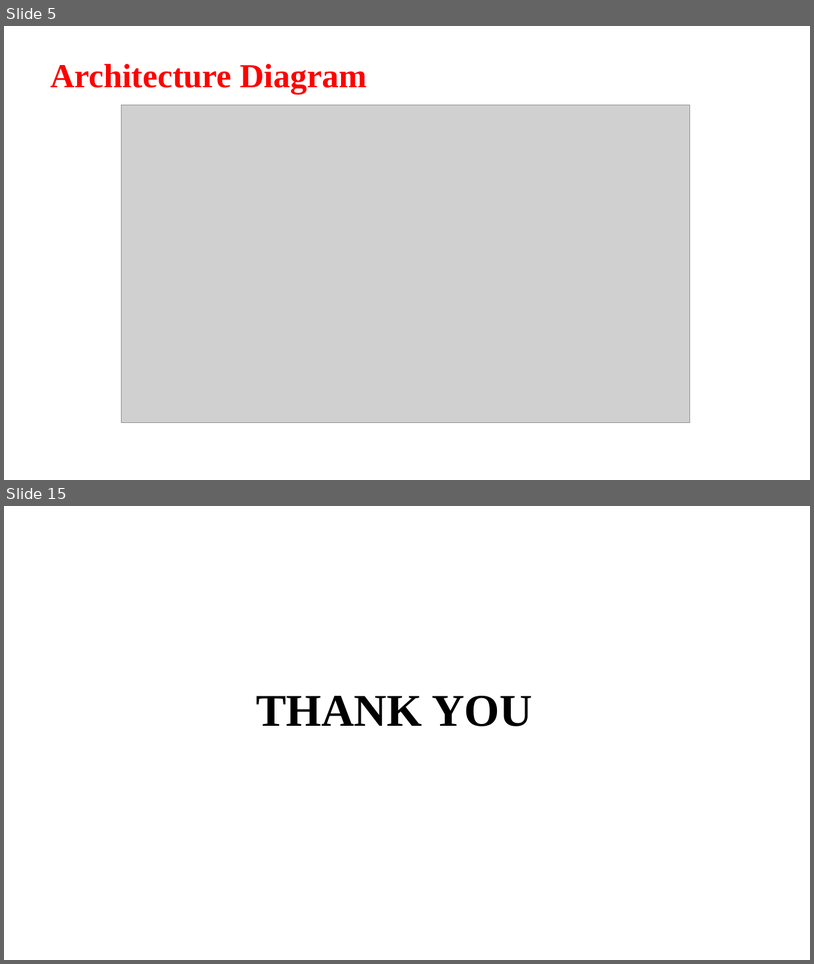
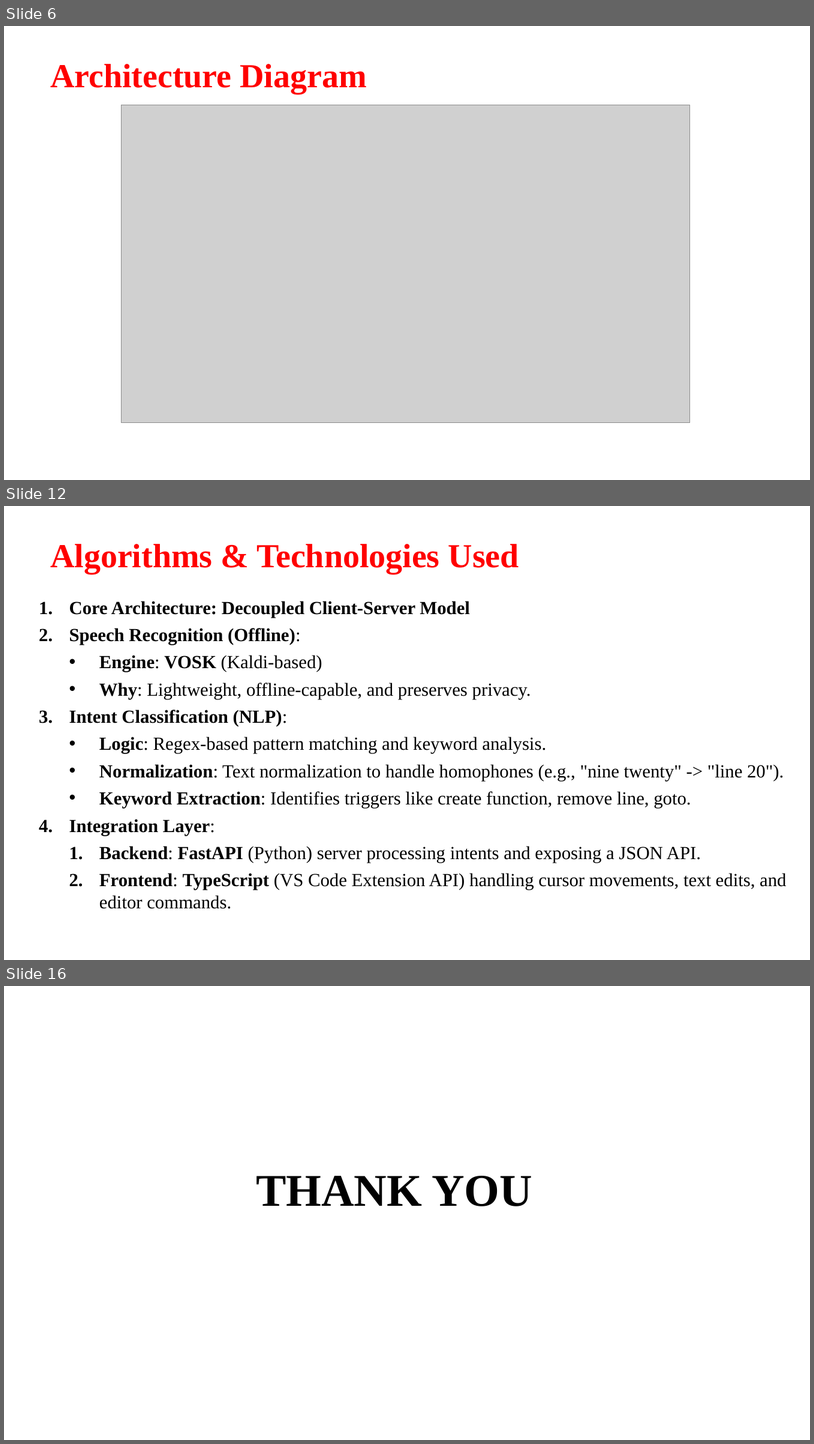
Before and after one commit to Aashif786/Coding_Assistant, a slide deck: docs/ppts/batch20 1st review.pptx. Shown one above the other, each under a label of ours: slides 5 and 15 before the commit, slides 6, 12 and 16 after it; the slides between them are not shown. The pictures are 814x964 and 814x1444 pixels, drawn with LibreOffice and Linux fonts; fonts in the diff are those of the drawing; grey boxes stand for pictures; background and template pictures are left out. Boxes give left, top, right and bottom in pixels: in the first picture for what was removed or moved away, otherwise in the second. Text is boxed around its words. In the diff, an @@ line names an element or a change of style, - is before the commit and + after.

```diff
--- a/docs/ppts/batch20 1st review.pptx
+++ b/docs/ppts/batch20 1st review.pptx
@@ slide 12 added at (4,506,810,960), background picture (left out) @@
@@ title added at (50,544,519,573), 40 pt, text #FF0000, bold @@
+Algorithms & Technologies Used
@@ text added at (69,601,786,909), 22 pt, text #000000 @@
+1. Core Architecture: Decoupled Client-Server Model
+2. Speech Recognition (Offline):
+  • Engine: VOSK (Kaldi-based)
+  • Why: Lightweight, offline-capable, and preserves privacy.
+3. Intent Classification (NLP):
+  • Logic: Regex-based pattern matching and keyword analysis.
+  • Normalization: Text normalization to handle homophones (e.g., "nine twenty" -> "line 20").
+  • Keyword Extraction: Identifies triggers like create function, remove line, goto.
+4. Integration Layer:
+  1. Backend: FastAPI (Python) server processing intents and exposing a JSON API.
+  2. Frontend: TypeScript (VS Code Extension API) handling cursor movements, text edits, and editor commands.
@@ what was slide 5 is now slide 6 @@
@@ what was slide 15 is now slide 16 @@
```
Also in this commit, not shown: 5 slides changed, 8 other slides added, 8 slides removed, 12 other files.
